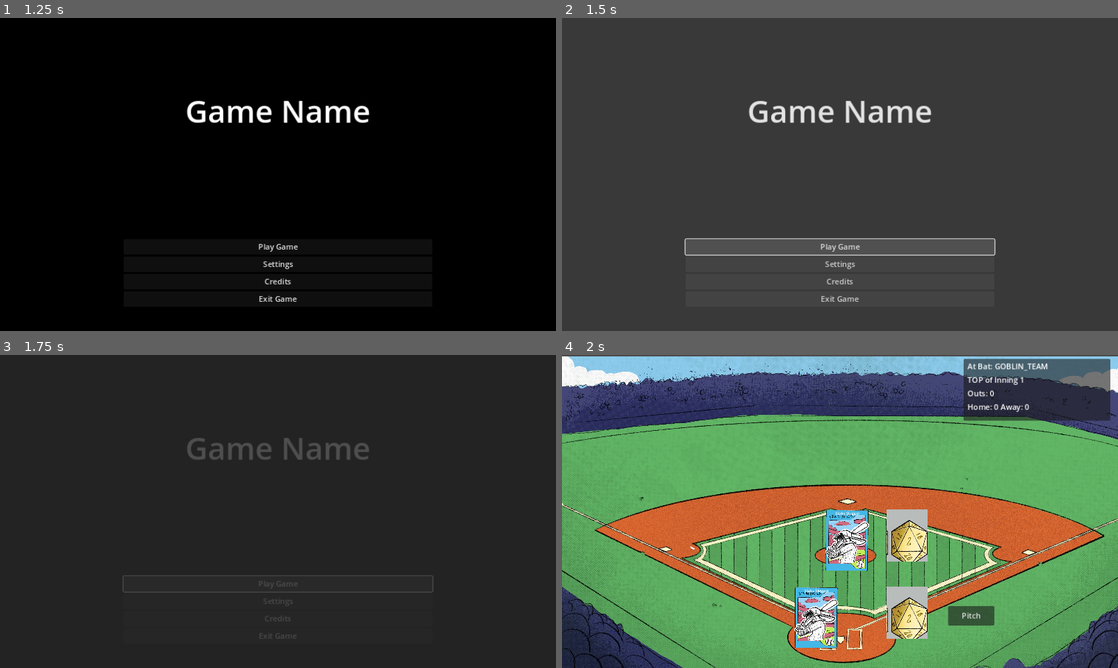
Above: before the commit, frames 1-4 (two rows, left to right).
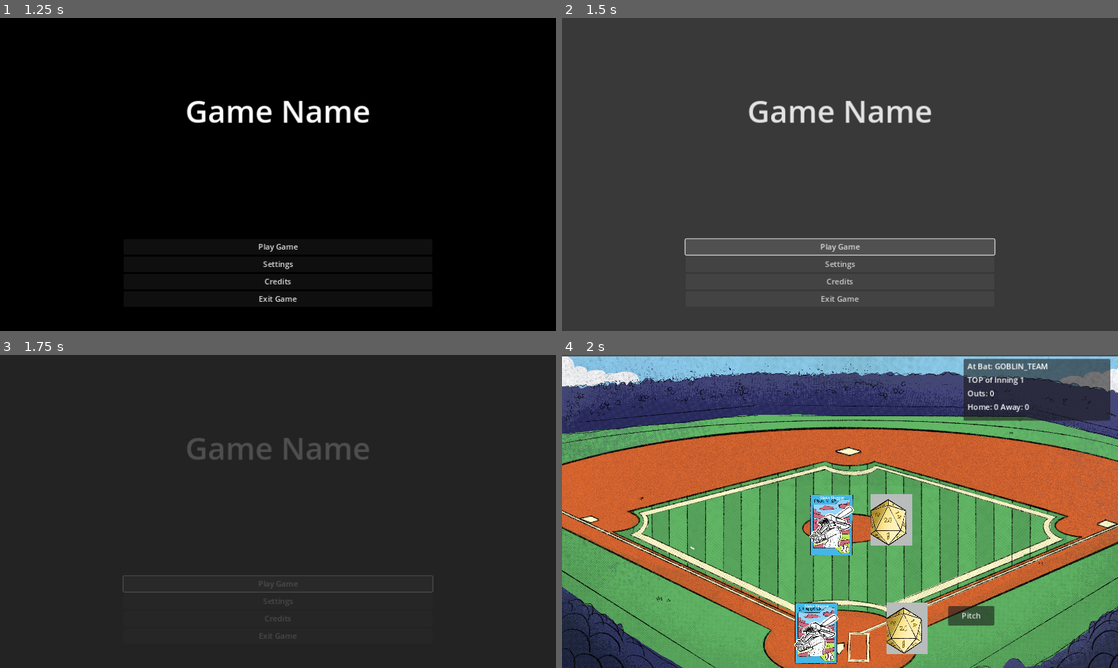
Above: after the commit, the same moments.

Repository: Zami77/MonsterModeBaseball
Game: Godot game, scene res://src/managers/game_manager/GameManager.tscn
Same seed, same stepped clock (60 frames per second), same inputs: the game is played once before the commit and once after it. Sound files missing from this copy of the repository are replaced by a short silence.
Inputs (mouse positions are in pixels of both pictures, inside the frame that each line leads up to):
- Up to frame 1 (1.25 s): move the mouse to (400, 158) at 0.52 s
- Up to frame 2 (1.5 s): click "Play Game" at 1.25 s
- Up to frame 3 (1.75 s): no input
- Up to frame 4 (2 s): no input

Frames 1-3 are identical in both runs. In frame 4, 46% of the frame differs, in the area x 0-100%, y 0-100%.

Commit message:
add new field, dice roll, and basic special card

Diff:
--- a/src/dice_chucker/DiceChucker.gd
+++ b/src/dice_chucker/DiceChucker.gd
@@ -4,7 +4,12 @@
 signal value_shown
 
 @onready var dice_sprite: Sprite2D = $DiceSprite
+@onready var dice_roll_sprite: Sprite2D = $DiceRollSprite
 @onready var animation_player: AnimationPlayer = $AnimationPlayer
+
+func _ready() -> void:
+	dice_roll_sprite.visible = false
+	dice_sprite.frame = 19 # default to baseball
 
 func chuck_dice(dice_val: int) -> void:
 	animation_player.play("chuck")
--- a/src/dice_chucker/DiceChucker.tscn
+++ b/src/dice_chucker/DiceChucker.tscn
@@ -1,46 +1,47 @@
-[gd_scene load_steps=5 format=3 uid="uid://dm5wcc88l2b"]
+[gd_scene load_steps=6 format=3 uid="uid://dm5wcc88l2b"]
 
 [ext_resource type="Script" path="res://src/dice_chucker/DiceChucker.gd" id="1_bfij5"]
 [ext_resource type="Texture2D" uid="uid://bbpjwodoxtqiy" path="res://src/dice_chucker/dice_faces.JPG" id="2_4dxdb"]
+[ext_resource type="Texture2D" uid="uid://dnq7h87ke4c3e" path="res://src/dice_chucker/dice_roll.png" id="3_eicry"]
 
 [sub_resource type="Animation" id="Animation_nqmap"]
 resource_name = "chuck"
-length = 0.5
+length = 1.2
 tracks/0/type = "value"
 tracks/0/imported = false
 tracks/0/enabled = true
-tracks/0/path = NodePath("DiceSprite:position")
+tracks/0/path = NodePath("DiceSprite:visible")
 tracks/0/interp = 1
 tracks/0/loop_wrap = true
 tracks/0/keys = {
-"times": PackedFloat32Array(0, 0.1, 0.2, 0.3, 0.4, 0.5),
-"transitions": PackedFloat32Array(1, 1, 1, 1, 1, 1),
-"update": 0,
-"values": [Vector2(0, 0), Vector2(-8, 4), Vector2(0, -4), Vector2(8, -4), Vector2(-4, 2), Vector2(0, 0)]
+"times": PackedFloat32Array(0, 1.2),
+"transitions": PackedFloat32Array(1, 1),
+"update": 1,
+"values": [false, true]
 }
 tracks/1/type = "value"
 tracks/1/imported = false
 tracks/1/enabled = true
-tracks/1/path = NodePath("DiceSprite:rotation")
+tracks/1/path = NodePath("DiceRollSprite:visible")
 tracks/1/interp = 1
 tracks/1/loop_wrap = true
 tracks/1/keys = {
-"times": PackedFloat32Array(0, 0.2, 0.5),
-"transitions": PackedFloat32Array(1, 1, 1),
-"update": 0,
-"values": [0.0, 3.14159, 6.28319]
+"times": PackedFloat32Array(0, 1.2),
+"transitions": PackedFloat32Array(1, 1),
+"update": 1,
+"values": [true, false]
 }
 tracks/2/type = "value"
 tracks/2/imported = false
 tracks/2/enabled = true
-tracks/2/path = NodePath("DiceSprite:skew")
+tracks/2/path = NodePath("DiceRollSprite:frame")
 tracks/2/interp = 1
 tracks/2/loop_wrap = true
 tracks/2/keys = {
-"times": PackedFloat32Array(0, 0.3, 0.5),
-"transitions": PackedFloat32Array(1, 1, 1),
-"update": 0,
-"values": [0.0, 1.56905, 0.0]
+"times": PackedFloat32Array(0, 0.1, 0.2, 0.3, 0.4, 0.5, 0.6, 0.7, 0.8, 0.9, 1, 1.1),
+"transitions": PackedFloat32Array(1, 1, 1, 1, 1, 1, 1, 1, 1, 1, 1, 1),
+"update": 1,
+"values": [0, 1, 2, 3, 4, 5, 6, 7, 8, 9, 10, 11]
 }
 
 [sub_resource type="AnimationLibrary" id="AnimationLibrary_002gp"]
@@ -57,11 +58,17 @@
 }
 
 [node name="DiceSprite" type="Sprite2D" parent="."]
-position = Vector2(-4.76837e-07, 9.53674e-07)
-rotation = 6.28319
 scale = Vector2(0.2, 0.22)
 texture = ExtResource("2_4dxdb")
 centered = false
 hframes = 5
 vframes = 5
 frame = 1
+
+[node name="DiceRollSprite" type="Sprite2D" parent="."]
+scale = Vector2(0.2, 0.2)
+texture = ExtResource("3_eicry")
+centered = false
+hframes = 5
+vframes = 4
+frame = 11
--- a/src/managers/match_manager/bases_manager/BasesManager.tscn
+++ b/src/managers/match_manager/bases_manager/BasesManager.tscn
@@ -1,7 +1,7 @@
 [gd_scene load_steps=4 format=3 uid="uid://ckxdks178b2gg"]
 
 [ext_resource type="Script" path="res://src/managers/match_manager/bases_manager/BasesManager.gd" id="1_hehpq"]
-[ext_resource type="Texture2D" uid="uid://dqejy6pdf8ldm" path="res://src/managers/match_manager/bases_manager/baseball_diamond_prototype.JPG" id="2_khabe"]
+[ext_resource type="Texture2D" uid="uid://f2vy64evo4y" path="res://src/managers/match_manager/bases_manager/field_extended.JPG" id="2_0v878"]
 [ext_resource type="PackedScene" uid="uid://dm5wcc88l2b" path="res://src/dice_chucker/DiceChucker.tscn" id="3_hm2t4"]
 
 [node name="BasesManager" type="Node2D"]
@@ -10,30 +10,30 @@
 [node name="BaseballDiamondTextureRect" type="TextureRect" parent="."]
 offset_right = 1184.0
 offset_bottom = 672.0
-texture = ExtResource("2_khabe")
+texture = ExtResource("2_0v878")
 expand_mode = 1
 stretch_mode = 5
 
 [node name="HomeBase" type="Node2D" parent="."]
-position = Vector2(480, 480)
+position = Vector2(480, 512)
 
 [node name="BatterDiceChucker" parent="HomeBase" instance=ExtResource("3_hm2t4")]
 position = Vector2(192, 0)
 
 [node name="FirstBase" type="Node2D" parent="."]
-position = Vector2(896, 352)
+position = Vector2(1056, 256)
 
 [node name="SecondBase" type="Node2D" parent="."]
-position = Vector2(544, 192)
+position = Vector2(544, 96)
 
 [node name="ThirdBase" type="Node2D" parent="."]
-position = Vector2(160, 352)
+position = Vector2(32, 256)
 
 [node name="PitcherMound" type="Node2D" parent="."]
-position = Vector2(544, 320)
+position = Vector2(512, 288)
 
 [node name="PitcherDiceChucker" parent="PitcherMound" instance=ExtResource("3_hm2t4")]
 position = Vector2(128, 0)
 
 [node name="DugOut" type="Node2D" parent="."]
-position = Vector2(-160, 224)
+position = Vector2(-256, 544)
--- /dev/null
+++ b/src/special_cards/SpecialCard.gd
@@ -0,0 +1,29 @@
+class_name SpecialCard
+extends Node2D
+
+@export var card_name: CardName
+@export var pitcher_roll_modifier: int = 0
+@export var batter_roll_modifier: int = -1
+
+@onready var card_text_label: Label = $CardTextLabel
+
+enum CardName {
+	PITCHER_PLUS_TWO,
+	PITCHER_PLUS_ONE_BATTER_MINUS_ONE,
+	BATTER_PLUS_TWO,
+	BATTER_PLUS_ONE_PITCHER_MINUS_ONE
+}
+
+func _ready():
+	_setup_card_text()
+
+func _setup_card_text() -> void:
+	card_text_label.text = ""
+
+	card_text_label.text += "Pitcher: %s\n" % [_determine_sign(pitcher_roll_modifier)]
+	card_text_label.text += "Batter: %s\n" % [_determine_sign(batter_roll_modifier)]
+
+func _determine_sign(modifier) -> String:
+	if modifier >= 0:
+		return "+%d" % [modifier]
+	return "-%d" % [abs(modifier)]
--- /dev/null
+++ b/src/special_cards/SpecialCard.tscn
@@ -0,0 +1,24 @@
+[gd_scene load_steps=4 format=3 uid="uid://cqfnubfcafrni"]
+
+[ext_resource type="Script" path="res://src/special_cards/SpecialCard.gd" id="1_qv1ro"]
+[ext_resource type="Texture2D" uid="uid://btogk8r610ixo" path="res://src/special_cards/special_card_frame_prototype.PNG" id="2_goixa"]
+[ext_resource type="Theme" uid="uid://gns8b3cfwrab" path="res://src/ui/themes/default_theme.tres" id="3_mqog3"]
+
+[node name="SpecialCard" type="Node2D"]
+script = ExtResource("1_qv1ro")
+
+[node name="CardFrame" type="TextureRect" parent="."]
+offset_right = 192.0
+offset_bottom = 256.0
+texture = ExtResource("2_goixa")
+expand_mode = 1
+stretch_mode = 4
+
+[node name="CardTextLabel" type="Label" parent="."]
+offset_left = 32.0
+offset_top = 32.0
+offset_right = 160.0
+offset_bottom = 224.0
+theme = ExtResource("3_mqog3")
+theme_override_colors/font_color = Color(0, 0, 0, 1)
+vertical_alignment = 1
Binary file added: src/dice_chucker/dice_roll.png
Not shown, added: src/dice_chucker/dice_roll.png.import
Binary file added: src/managers/match_manager/bases_manager/field_extended.JPG
Not shown, added: src/managers/match_manager/bases_manager/field_extended.JPG.import
Binary file added: src/special_cards/special_card_frame_prototype.PNG
Not shown, added: src/special_cards/special_card_frame_prototype.PNG.import
